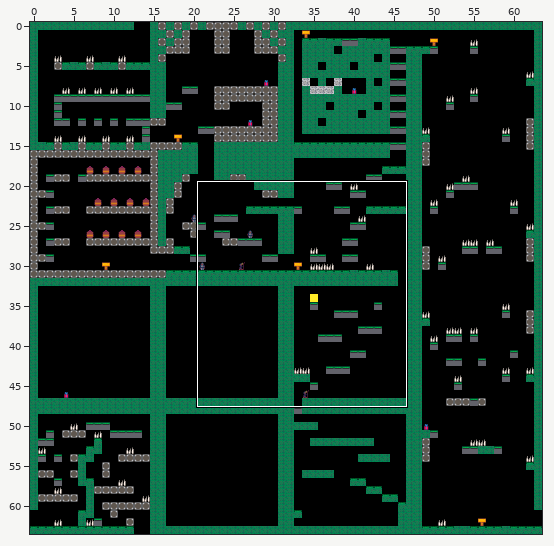
Tiled map: scratch/map.tmx. Above, an overview of the earlier version with the close-up marked.
Close-up. Before the edit:
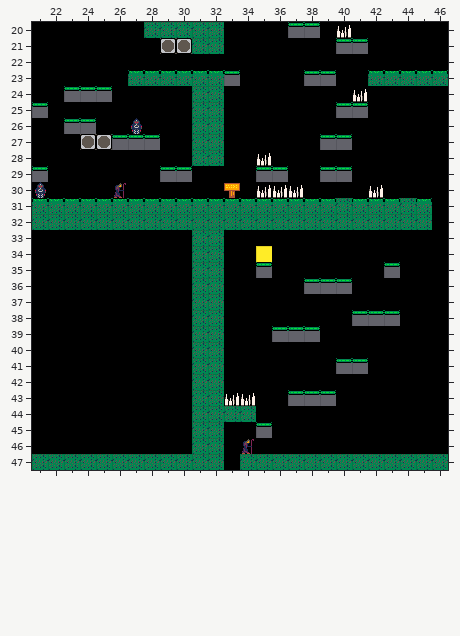
Cells are 16x16 px. Shown: x 21..46, y 20..47. The commit also changed other parts of the map, which this record leaves out.
New version:
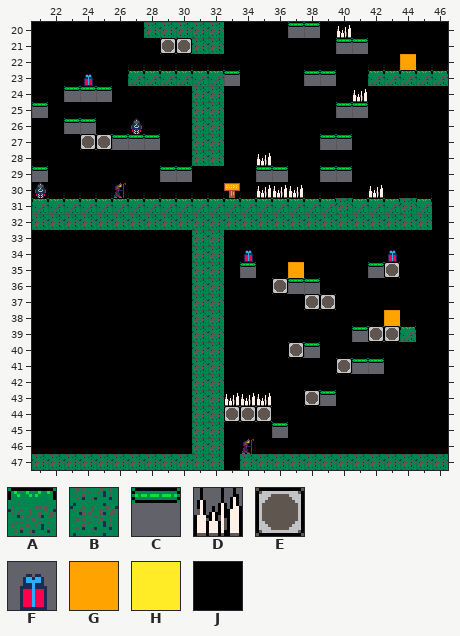
Key: from "tileset": A 0, B 1, C 2, D 6, E 7, F 9, G 11, H 12, J 15.
_ is an empty cell, . an unchanged one.
Objects are placed by their top-left corner, in cells (3,4 is the top-left corner of cell 3,4); size is 1x1 cell unless given.
Diff:
--- layer "tiles"
@@ x 34..44 @@
-35 JC......JC.
-36 ..JJ.CC....
-37 ....JJ.....
-38 .......CCC.
-39 ..CCC..JJJJ
-40 ...JJ......
-41 ......C.J..
+35 CJ......CE.
+36 ..EC.JJ....
+37 ....EE.....
+38 .......JJJ.
+39 ..JJJ..CEEA
+40 ...EC......
+41 ......E.C..
@@ x 33..38 @@
-43 ....CC
-44 BBJ...
-45 ..CJ..
+43 ....JE
+44 EEE...
+45 ..JC..
--- layer "actors"
+G "G_ROAMER_ENCOUNTER_1" at 44,22
+F "G_CHARACTER_ORANGE" at 24,23
+F "G_CHARACTER_ITEM_PATE" at 34,34
+F "G_CHARACTER_ITEM_BOMB" at 43,34
+G "G_ROAMER_ENCOUNTER_3" at 37,35
+G "G_ROAMER_ENCOUNTER_2" at 43,38
+D "G_CHARACTER_SPIKES" at 35,43
-H "G_CHARACTER_ITEM_PATE" at 35,34
